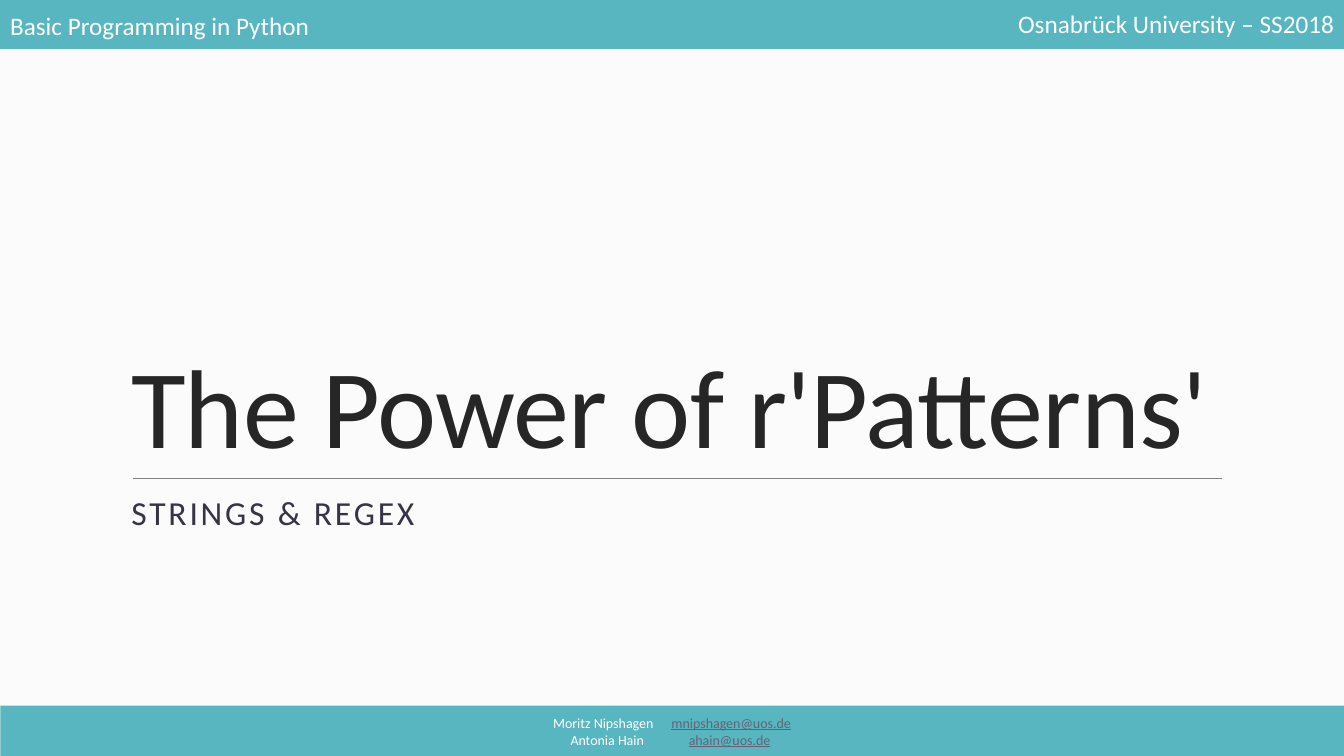
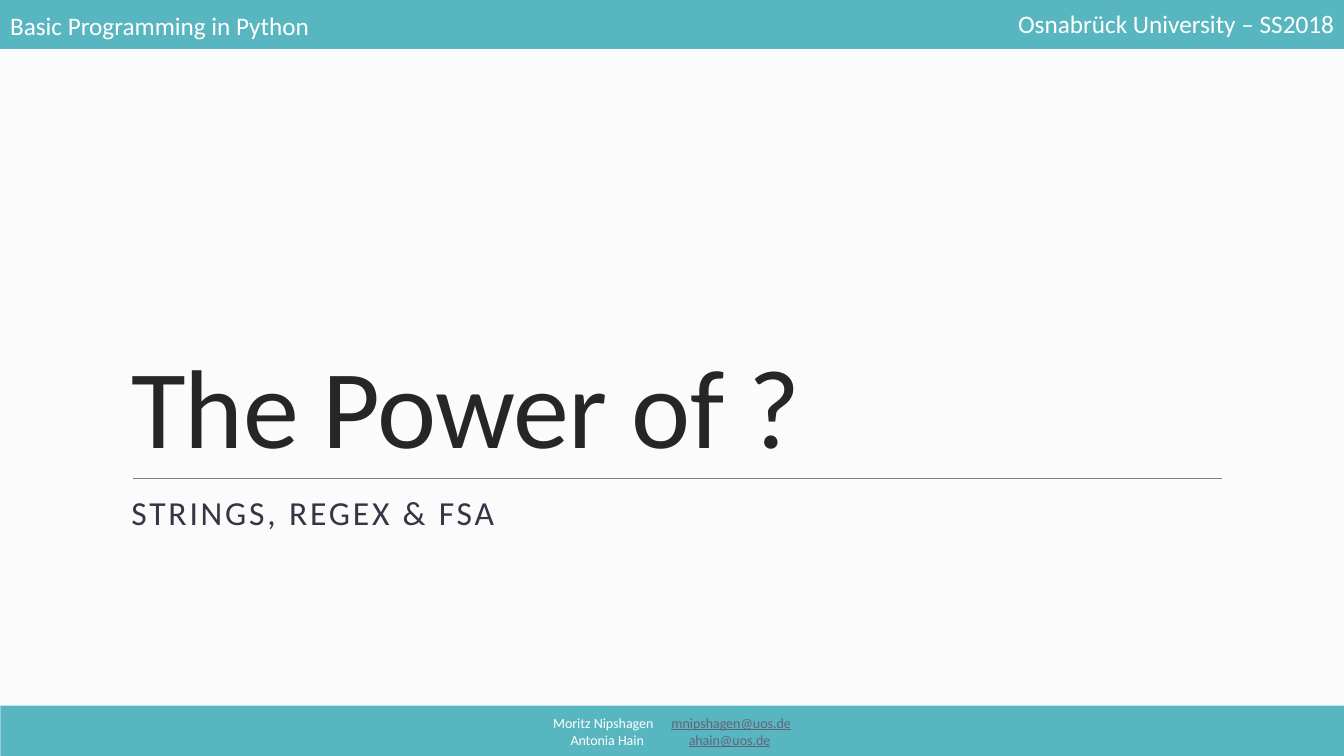
Before and after one commit to mnipshagen/monty, a slide deck: slide 1 of 2018/05/05_Strings_and_Regex.pptx. Drawn at 1344x756 pixels with LibreOffice and Linux fonts; fonts in the diff are those of the drawing. Boxes give left, top, right and bottom in pixels: in the first picture for what was removed or moved away, otherwise in the second. Text is boxed around its words. In the diff, an @@ line names an element or a change of style, - is before the commit and + after.

```diff
--- a/2018/05/05_Strings_and_Regex.pptx
+++ b/2018/05/05_Strings_and_Regex.pptx
@@ title at [131, 370, 725, 449]: text changed @@
-The Power of r'Patterns'
+The Power of ?
@@ subtitle at [131, 503, 494, 529]: text changed @@
-STRINGS & REGEX
+STRINGS, REGEX & FSA
```
Also in this commit, not shown: 1 other slide changed, 15 slides added, 2 slides removed, 1 other file.
